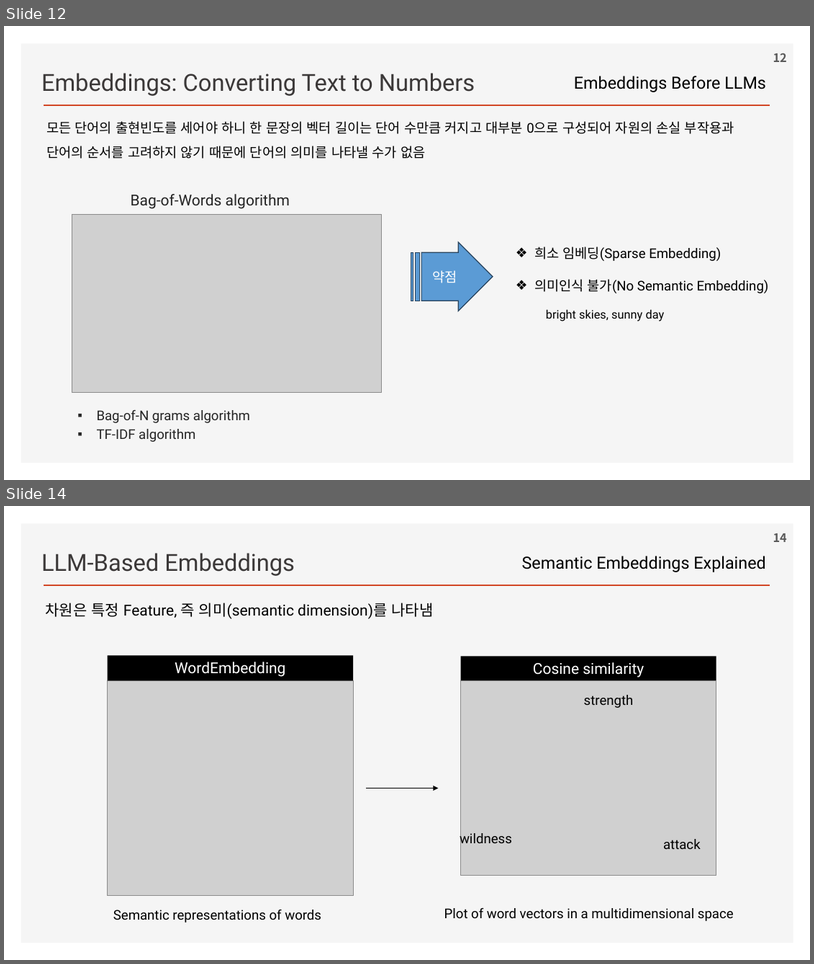
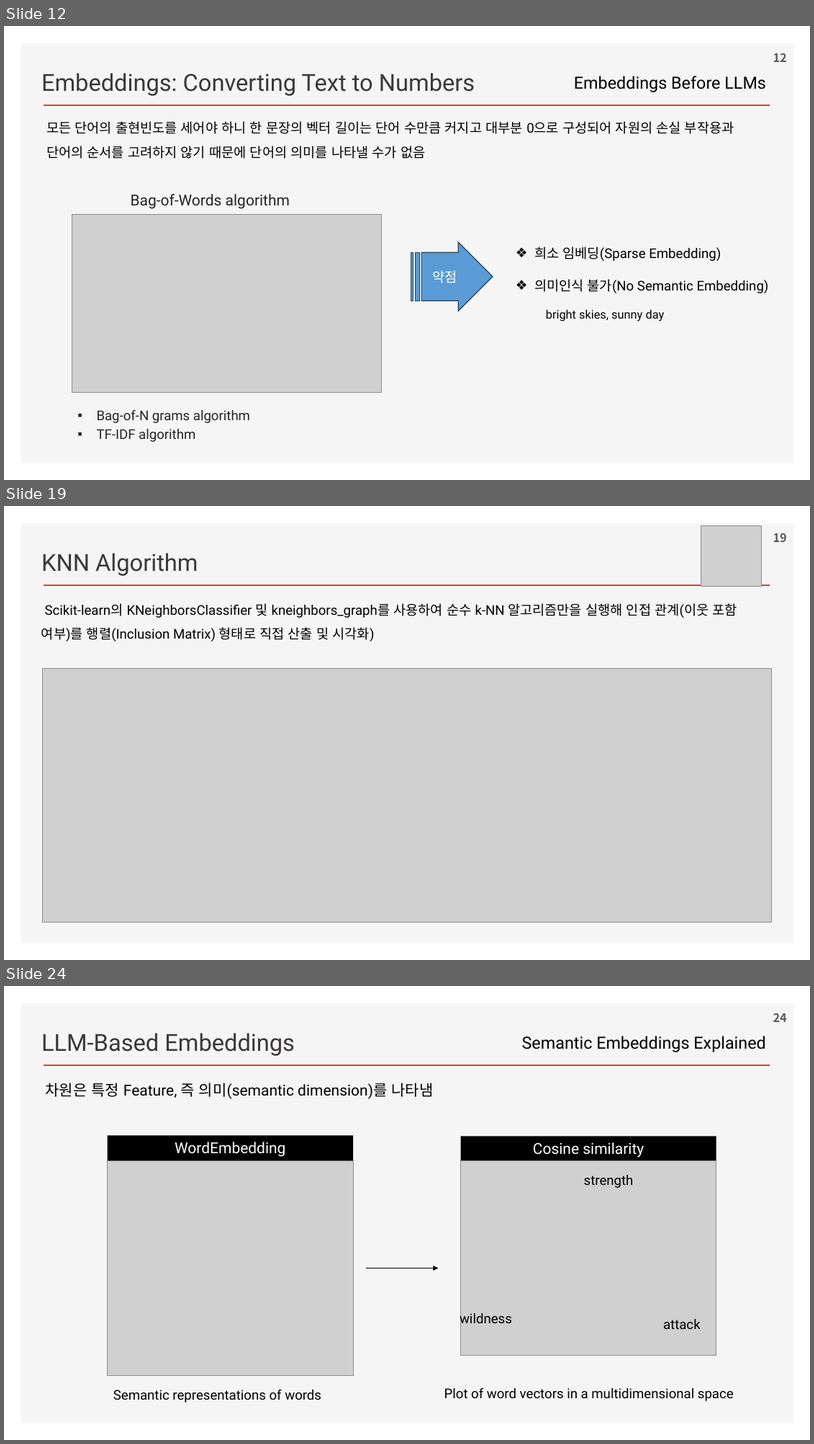
Before and after one commit to ancestor9/2026_Fall_Learning-Langchain-AI-Agent, a slide deck: ppts/CHAPTER 2 RAG Part I_Indexing Your Data.pptx. Shown one above the other, each under a label of ours: slides 12 and 14 before the commit, slides 12, 19 and 24 after it; the slides between them are not shown. The pictures are 814x964 and 814x1444 pixels, drawn with LibreOffice and Linux fonts; fonts in the diff are those of the drawing; grey boxes stand for pictures; background and template pictures are left out. Boxes give left, top, right and bottom in pixels: in the first picture for what was removed or moved away, otherwise in the second. Text is boxed around its words. In the diff, an @@ line names an element or a change of style, - is before the commit and + after.

```diff
--- a/ppts/CHAPTER 2 RAG Part I_Indexing Your Data.pptx
+++ b/ppts/CHAPTER 2 RAG Part I_Indexing Your Data.pptx
@@ slide 19 added at (x1=4, y1=506, x2=810, y2=960), background #FFFFFF; not listed: 2 template elements that a slide beside it also shows @@
@@ picture added at (x1=701, y1=526, x2=761, y2=587) @@
@@ page number added at (x1=774, y1=533, x2=787, y2=542), 14 pt, text #595959, bold @@
+19
@@ text added at (x1=41, y1=553, x2=198, y2=576), 28 pt, text #3B3838 @@
+KNN Algorithm
@@ text added at (x1=41, y1=603, x2=738, y2=641), 16 pt, text #000000 @@
+Scikit-learn의 KNeighborsClassifier 및 kneighbors_graph를 사용하여 순수 k-NN 알고리즘만을 실행해 인접 관계(이웃 포함 여부)를 행렬(Inclusion Matrix) 형태로 직접 산출 및 시각화)
@@ picture added at (x1=43, y1=668, x2=772, y2=921) @@
@@ what was slide 14 is now slide 24 @@
@@ page number at (x1=774, y1=1013, x2=787, y2=1022): text changed @@
-14
+24
```
Also in this commit, not shown: 1 slide changed, 9 other slides added.
